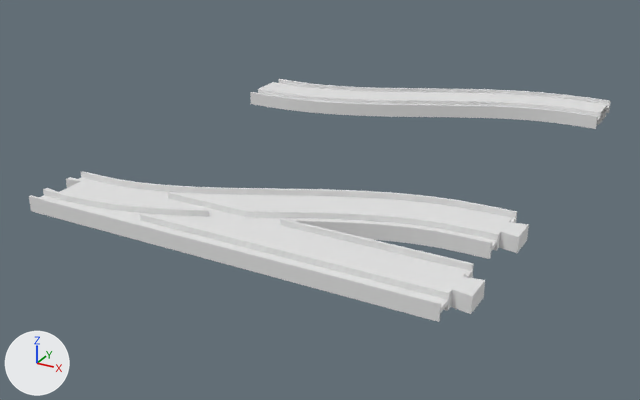
What one commit did to the Blender file blender/single_double_L.blend.
Camera for both pictures: a 50 mm camera at (318.0, -301.0, 177.0) aimed at (94.0, 107.0, -26.0). Every picture has the same lights, and +X, +Y and +Z are marked at lower left.

Before the edit, the objects in view are built like this:
```python
me_cube_001 = bpy.data.meshes.new('Cube.001')
me_cube_001.from_pydata(...)  # 60 vertices, 32 faces; spans x 0.13..2.09, y -1.0..1.0, z -1.0..1.0
me_cube_mesh_dat = bpy.data.meshes.new('cube_mesh_dat')
me_cube_mesh_dat.from_pydata(...)  # 340 vertices, 320 faces; spans x 0.0..216.0, y -19.0..79.0, z -4.0..4.0
me_cube_mesh_dat_003 = bpy.data.meshes.new('cube_mesh_dat.003')
me_cube_mesh_dat_003.from_pydata(...)  # 236 vertices, 120 faces; spans x 0.0..225.0, y 19.0..79.0, z -4.0..4.0
ob_my_object_003 = bpy.data.objects.new('My_Object.003', me_cube_mesh_dat_003)
ob_my_object_003.location = (0.0, 0.0, 0.0)
ob_straightrail_000 = bpy.data.objects.new('StraightRail.000', me_cube_001)
ob_straightrail_000.location = (0.0, 0.0, 0.0)
ob_straightrail_000.scale = (108.0, 19.0, 4.0)
ob_udon = bpy.data.objects.new('Udon', me_cube_mesh_dat)
ob_udon.location = (0.0, 200.0, 0.0)
# also in view: 'My_Object.001' at (64.0, 0.0, 0.0)
```
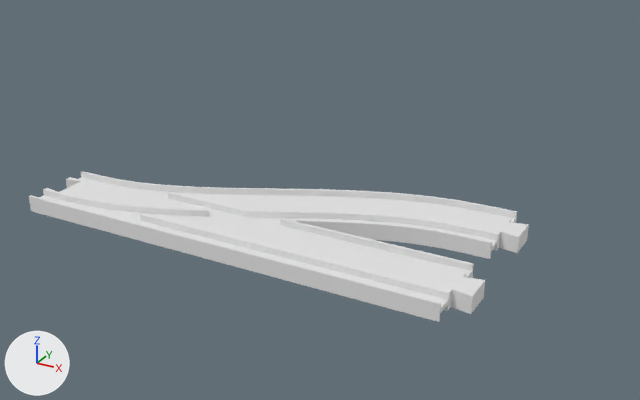
Pixel boxes [x1, y1, x2, y2] of what changed, in the pictures (640 x 400 px):
'Udon', deleted: before [250, 79, 611, 129]

The change, as a diff of the scene's bpy script:
```diff
--- a/blender/single_double_L.blend.py
+++ b/blender/single_double_L.blend.py
@@ ob_udon @@
-ob_udon = bpy.data.objects.new('Udon', me_cube_mesh_dat)
-ob_udon.location = (0.0, 200.0, 0.0)
```
